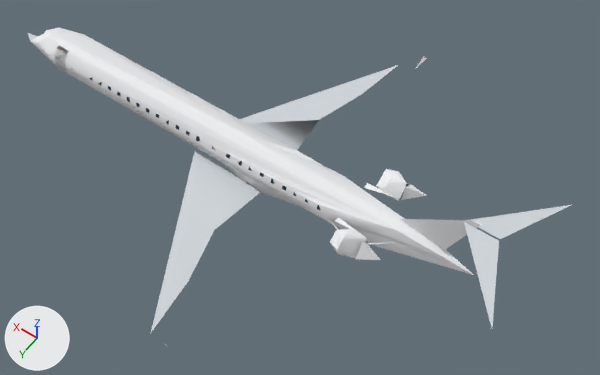
Two versions of the glTF model fixtures/aircraft/crj9-1.glb, one commit apart.
The view is the same before and after, from a camera (50 mm lens) standing at (-21.5, 24.1, 39.3) and looking at (-4.4, 0.0, 1.5). Arrows for +X, +Y and +Z are at lower left; the lights stay in place. The first picture is the older version. Where no turn or scale is listed for an object, it has been applied to the vertices. Vertices at exactly the same position are counted once.

Before the edit, the objects in view are built like this:
```python
me_mesh_1 = bpy.data.meshes.new('Mesh_1')
me_mesh_1.from_pydata(...)  # 58 vertices, 52 faces; spans x -13.9..14.1, y -1.4..1.4, z 2.1..2.8
me_mesh_1.materials.append(mat_band_cheatline)  # white #f0f1f3
# before: 2 (-11.9, 0.4, 2.5) at pixel (411, 246), 4 (-9.9, 0.7, 2.4) at pixel (376, 233), 5 (-9.9, 0.7, 2.3) at pixel (376, 234)
me_mesh_10 = bpy.data.meshes.new('Mesh_10')
me_mesh_10.from_pydata(...)  # 86 vertices, 110 faces; spans x -18.1..18.1, y -12.4..12.4, z 1.0..6.2
me_mesh_10.materials.append(mat_wing)  # light grey #d1d6db
me_mesh_6 = bpy.data.meshes.new('Mesh_6')
me_mesh_6.from_pydata(...)  # 74 vertices, 116 faces; spans x -11.09..-7.81, y -3.14..3.16, z 2.01..3.61
me_mesh_6.materials.append(mat_engine)  # white #f0f1f3
me_mesh_7 = bpy.data.meshes.new('Mesh_7')
me_mesh_7.from_pydata(...)  # 221 vertices, 133 faces; spans x -6.7..12.4, y -1.4..1.4, z 2.5..2.9
me_mesh_7.materials.append(mat_glass)  # dark blue #233747
me_mesh_8 = bpy.data.meshes.new('Mesh_8')
me_mesh_8.from_pydata(...)  # 382 vertices, 602 faces; spans x -15.5..17.6, y -1.9..1.9, z 0.5..3.6
me_mesh_8.materials.append(mat_hull)  # white #f0f1f3
me_mesh_9 = bpy.data.meshes.new('Mesh_9')
me_mesh_9.from_pydata(...)  # 30 vertices, 26 faces; spans x -15.1..-0.7, y -12.4..12.4, z 1.5..6.6
me_mesh_9.materials.append(mat_tail)  # white #f0f1f3
ob_band_cheatline = bpy.data.objects.new('band-cheatline', me_mesh_1)
ob_band_cheatline.location = (0.0, 0.0, 0.0)
ob_engine = bpy.data.objects.new('engine', me_mesh_6)
ob_engine.location = (0.0, 0.0, 0.0)
ob_glass = bpy.data.objects.new('glass', me_mesh_7)
ob_glass.location = (0.0, 0.0, 0.0)
ob_hull = bpy.data.objects.new('hull', me_mesh_8)
ob_hull.location = (0.0, 0.0, 0.0)
ob_tail = bpy.data.objects.new('tail', me_mesh_9)
ob_tail.location = (0.0, 0.0, 0.0)
ob_wing = bpy.data.objects.new('wing', me_mesh_10)
ob_wing.location = (0.0, 0.0, 0.0)
```
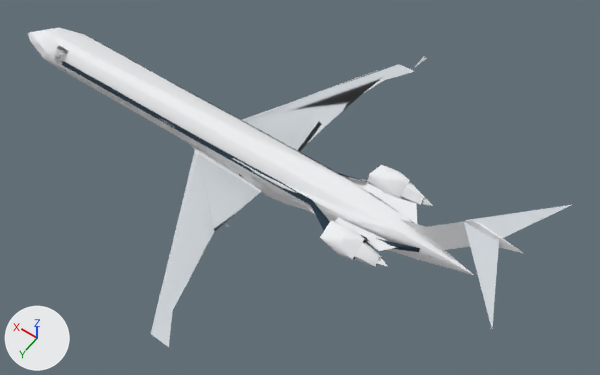
What changed in the scene script:
```text
Change me_mesh_1:
    used by ob_band_cheatline; location = (0.0, 0.0, 0.0)
    remove me_mesh_1.from_pydata(...)  # 58 vertices, 52 faces; spans x -13.9..14.1, y -1.4..1.4, z 2.1..2.8
    add me_mesh_1.from_pydata(...)  # 58 vertices, 52 faces; spans x -13.9..14.1, y -1.9..2.0, z 2.1..2.8
    me_mesh_1 part 1
    add for i in [2, 4, 5]: me_mesh_1.vertices[i].co += Vector((0.0, 0.1, 0.0))
    me_mesh_1.vertices[1].co: (-11.9, 0.4, 2.6) -> (-11.9, 0.6, 2.6)  # pixel (411, 245) -> not seen
    me_mesh_1.vertices[6].co: (-7.9, 1.2, 2.4) -> (-7.9, 1.8, 2.5)  # pixel (341, 220) -> not seen
    me_mesh_1.vertices[7].co: (-7.9, 1.2, 2.3) -> (-7.9, 2.0, 2.3)  # pixel (340, 222) -> not seen
    me_mesh_1.vertices[34].co: (-7.9, -1.2, 2.4) -> (-7.9, -1.9, 2.5)
Change me_mesh_6:
    used by ob_engine; location = (0.0, 0.0, 0.0)
    remove me_mesh_6.from_pydata(...)  # 74 vertices, 116 faces; spans x -11.09..-7.81, y -3.14..3.16, z 2.01..3.61
    add me_mesh_6.from_pydata(...)  # 108 vertices, 162 faces; spans x -11.67..-7.76, y -3.14..3.16, z 2.01..3.61
    me_mesh_6 part 2: 2 vertices removed from x -11.03..-9.87, y -2.68..-2.35, z 2.94..3.53; 20 vertices added at x -11.62..-7.76, y -3.06..-0.86, z 2.21..3.44
    me_mesh_6 part 3: 2 vertices removed from x -11.09..-9.92, y 1.75..2.11, z 2.53..3.1; 14 vertices added at x -11.67..-9.78, y 0.86..3.07, z 2.6..3.34
    me_mesh_6 part 4: 4 vertices added at x -7.81, y 1.75..3.04, z 2.11..3.34
Change me_mesh_7:
    used by ob_glass; location = (0.0, 0.0, 0.0)
    remove me_mesh_7.from_pydata(...)  # 221 vertices, 133 faces; spans x -6.7..12.4, y -1.4..1.4, z 2.5..2.9
    add me_mesh_7.from_pydata(...)  # 48 vertices, 44 faces; spans x -12.5..13.2, y -2.3..2.7, z 2.4..2.9
    me_mesh_7 part 5: 221 vertices removed from x -6.7..12.4, y -1.4..1.4, z 2.5..2.9; 48 vertices added at x -12.5..13.2, y -2.3..2.7, z 2.4..2.9
Change me_mesh_8:
    used by ob_hull; location = (0.0, 0.0, 0.0)
    remove me_mesh_8.from_pydata(...)  # 382 vertices, 602 faces; spans x -15.5..17.6, y -1.9..1.9, z 0.5..3.6
    add me_mesh_8.from_pydata(...)  # 339 vertices, 570 faces; spans x -15.5..18.0, y -1.9..1.9, z 0.5..3.6
    me_mesh_8 part 6: 3 vertices moved within x 6.6..12.9, y -1.3..1.3, z 2.6..3.0; 92 vertices removed from x -12.8..15.3, y -1.4..1.4, z 2.3..3.3; 49 vertices added at x -12.4..18.0, y -1.5..1.5, z 0.7..3.4
Change me_mesh_9:
    used by ob_tail; location = (0.0, 0.0, 0.0)
    remove me_mesh_9.from_pydata(...)  # 30 vertices, 26 faces; spans x -15.1..-0.7, y -12.4..12.4, z 1.5..6.6
    add me_mesh_9.from_pydata(...)  # 34 vertices, 35 faces; spans x -17.5..-0.7, y -12.4..12.4, z 1.5..6.6
    me_mesh_9 part 7
    1 vertex is removed from x -12.8, y -0.2, z 3.3
    7 faces are deleted
    5 vertices are added at (-7.0, -0.7, 3.4), (-10.9, -0.5, 3.3), (-17.5, 0.0, 6.1), (-15.7, 0.1, 5.6), (-12.4, 0.0, 4.2)
    16 new faces join them
    other edits to the shape of me_mesh_9 do not show in these pictures
Change me_mesh_10:
    used by ob_wing; location = (0.0, 0.0, 0.0)
    remove me_mesh_10.from_pydata(...)  # 86 vertices, 110 faces; spans x -18.1..18.1, y -12.4..12.4, z 1.0..6.2
    add me_mesh_10.from_pydata(...)  # 105 vertices, 140 faces; spans x -18.1..18.1, y -12.4..12.4, z 0.8..6.2
    me_mesh_10 part 8: 5 vertices removed from x -3.7..-1.9, y -12.1..12.1, z 1.2..1.5; 23 vertices added at x -4.9..1.9, y -12.1..12.1, z 0.8..1.6
    other edits to the shape of me_mesh_10 do not show in these pictures
```

Pixel boxes (x1, y1, x2, y2) of what changed, in the pictures (600 x 375 px; the box of a moved part takes in the faces that stretch with it):
'hull', reshaped: before (31, 28, 474, 275); after (30, 28, 474, 275)
'wing', reshaped: before (28, 33, 571, 346); after (28, 32, 571, 348)
'tail', reshaped (18% wider): before (251, 57, 482, 250); after (251, 57, 524, 254)
'engine', reshaped (16% wider, 12% taller): before (330, 169, 427, 260); after (320, 165, 433, 267)
'glass', reshaped: before (71, 68, 320, 210); after (62, 40, 420, 252)
'band-cheatline', reshaped: before (53, 61, 447, 260); after (53, 61, 451, 260)
part 1 of me_mesh_1, moved or reshaped: before (309, 206, 447, 260); after (309, 177, 447, 260)
part 2 of me_mesh_6, built on: before (386, 171, 427, 200); after (364, 165, 433, 224)
part 3 of me_mesh_6, built on: before (343, 229, 381, 260); after (337, 217, 397, 267)
part 4 of me_mesh_6, added: after (320, 220, 352, 254)
part 6 of me_mesh_8, moved or reshaped: before (39, 43, 470, 272); after (30, 28, 470, 272)
part 7 of me_mesh_9, built on: before (276, 151, 482, 250); after (276, 149, 524, 254)
part 8 of me_mesh_10, built on: before (150, 65, 398, 334); after (151, 64, 415, 348)
